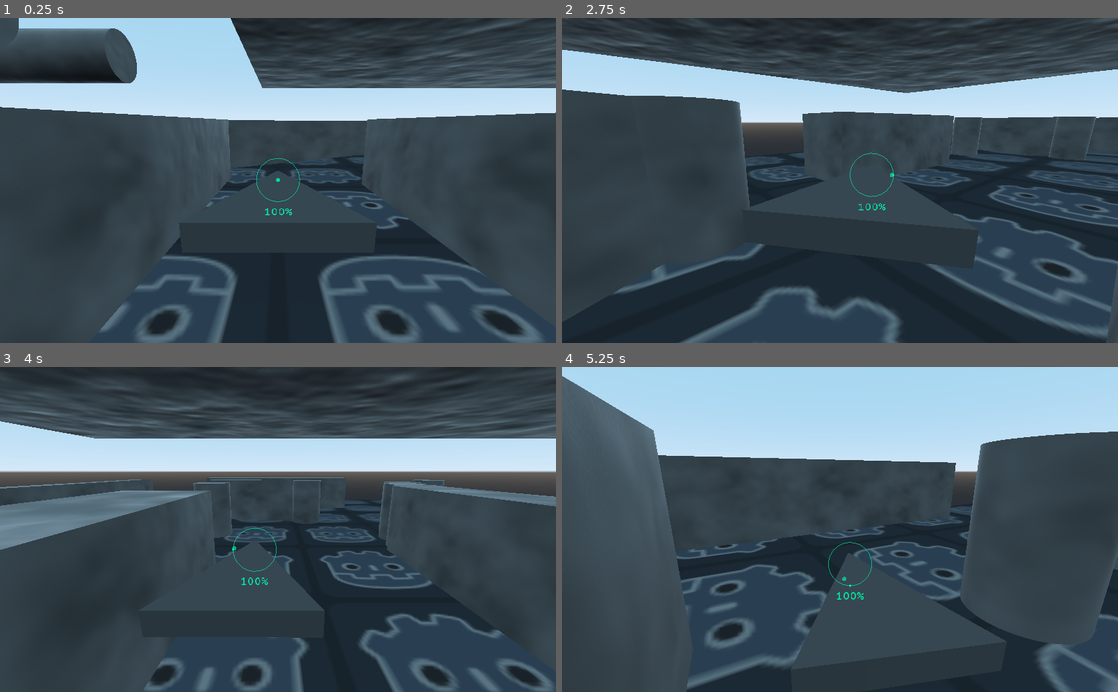
Above: before the commit, frames 1-4 (two rows, left to right).
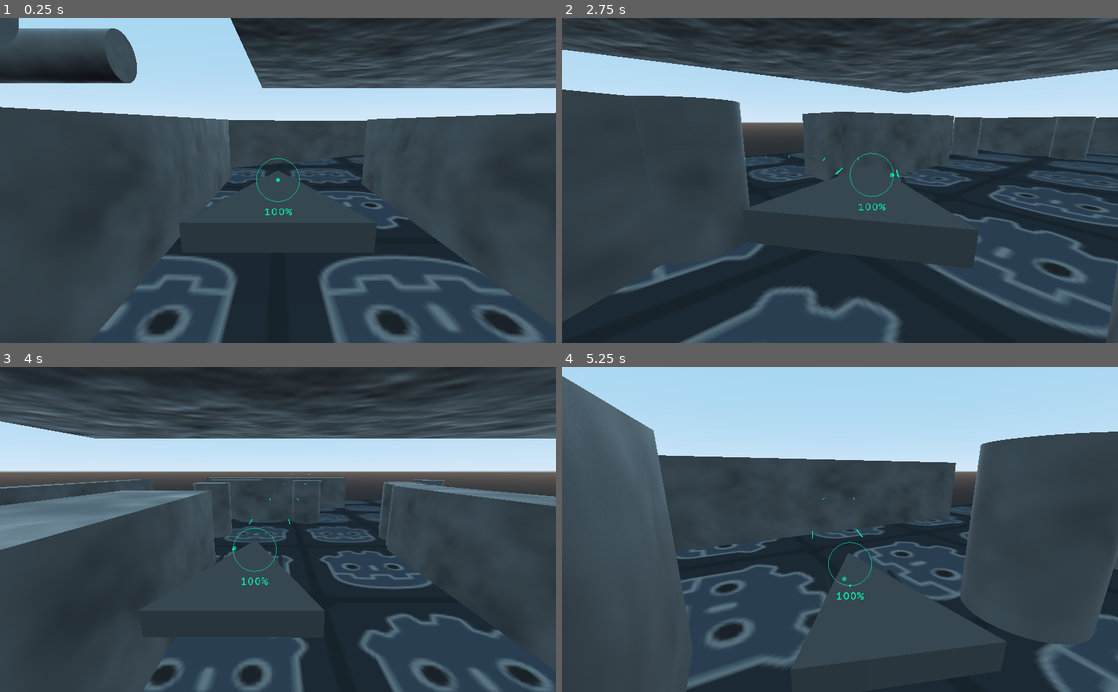
Above: after the commit, the same moments.

Repository: winston-yallow/godot_wild_jam_20
Game: Godot game, scene res://maps/00_Test.tscn
The game is run twice, just before and just after one commit, with the same random seed, the same clock (stepped at 60 frames per second) and the same inputs.
Inputs (mouse positions are in pixels of both pictures, inside the frame that each line leads up to):
- Up to frame 1 (0.25 s): no input
- Up to frame 2 (2.75 s): move the mouse to (962, 164) at 0.52 s; press the mouse at (962, 164) at 0.53 s; hold D (game_right) 0.53-1.28 s; move the mouse to (728, 196) at 1.27 s; release the mouse at (728, 196) at 1.28 s; hold S (game_down) 1.28-2.03 s; click (728, 196) at 1.35 s; move the mouse to (895, 109) at 2.02 s; press the mouse at (895, 109) at 2.03 s; hold D (game_right) from 2.03 s (still down)
- Up to frame 3 (4 s): move the mouse to (250, 594) at 2.77 s; release D (game_right) at 2.78 s; release the mouse at (250, 594) at 2.78 s; hold W (game_up) 2.78-3.53 s; click (250, 594) at 2.85 s; move the mouse to (444, 578) at 3.52 s; press the mouse at (444, 578) at 3.53 s; hold A (game_left) from 3.53 s (still down)
- Up to frame 4 (5.25 s): move the mouse to (673, 480) at 4.27 s; release the mouse at (673, 480) at 4.28 s; click (673, 480) at 4.35 s; move the mouse to (867, 529) at 5.02 s; release A (game_left) at 5.03 s; press the mouse at (867, 529) at 5.03 s; hold S (game_down) from 5.03 s (still down)

The runs differ from the first frame. In frame 1, less than 0.1% of the frame differs, in the area x 44-56%, y 50-51%; in frame 2, less than 0.1%; in frame 3, less than 0.1%, in the area x 38-56%, y 32-62%; in frame 4, less than 0.1%.

Commit message:
Add basic (static) laser guns to player

Diff:
--- a/game/player/Player.gd
+++ b/game/player/Player.gd
@@ -26,6 +26,11 @@
 var active_spacemod  # No type to make this nullable
 
 onready var path_detector: Area = $PathDetector
+onready var lg_left = $LaserGunLeft
+onready var lg_right = $LaserGunRight
+onready var target = $Target
+onready var target_left = $Target/TargetLeft
+onready var target_right = $Target/TargetRight
 
 
 func _ready() -> void:
@@ -34,6 +39,9 @@
     path_detector.connect('area_entered', self, '_on_area_entered')
     # warning-ignore:return_value_discarded
     path_detector.connect('area_exited', self, '_on_area_exited')
+
+    lg_left.target = target_left
+    lg_right.target = target_right
 
     desired = global_transform
     current_pathway = get_node(first_path)
@@ -42,6 +50,15 @@
     var ahead := _interpolate_offset(offset + lookahead, Vector3.UP)
     var start := _interpolate_offset(offset, Vector3.UP, true)
     look_at_from_position(start, ahead, Vector3.UP)
+
+
+func _input(event: InputEvent) -> void:
+    if event.is_action_pressed('weapon_primary'):
+        lg_left.active = true
+        lg_right.active = true
+    elif event.is_action_released('weapon_primary'):
+        lg_left.active = false
+        lg_right.active = false
 
 
 func _process(delta: float) -> void:
@@ -85,6 +102,9 @@
         f = 0
 
     offset += offset_change * f
+
+    lg_left.speed_boost = speed * f
+    lg_right.speed_boost = speed * f
 
     # TODO: decided based on remaining velo if damage should be applied
     # and if the player must be reset/freezed
--- a/game/player/Player.tscn
+++ b/game/player/Player.tscn
@@ -1,6 +1,7 @@
-[gd_scene load_steps=6 format=2]
+[gd_scene load_steps=8 format=2]
 
 [ext_resource path="res://player/Player.gd" type="Script" id=1]
+[ext_resource path="res://weapons/laser_gun/LaserGun.tscn" type="PackedScene" id=2]
 
 [sub_resource type="PrismMesh" id=1]
 size = Vector3( 1.5, 2, 0.25 )
@@ -12,6 +13,10 @@
 
 [sub_resource type="SphereShape" id=4]
 radius = 4.0
+
+[sub_resource type="SpatialMaterial" id=5]
+flags_unshaded = true
+albedo_color = Color( 0, 1, 0.7, 1 )
 
 [node name="Player" type="KinematicBody"]
 collision_mask = 6
@@ -29,3 +34,24 @@
 
 [node name="CollisionShape" type="CollisionShape" parent="PathDetector"]
 shape = SubResource( 4 )
+
+[node name="LaserGunLeft" parent="." instance=ExtResource( 2 )]
+transform = Transform( 1, 0, 0, 0, 1, 0, 0, 0, 1, -0.4, 0.0918835, 0 )
+collision_mask = 6
+material = SubResource( 5 )
+check_visibility = false
+
+[node name="LaserGunRight" parent="." instance=ExtResource( 2 )]
+transform = Transform( 1, 0, 0, 0, 1, 0, 0, 0, 1, 0.4, 0.0918835, 0 )
+collision_mask = 6
+material = SubResource( 5 )
+check_visibility = false
+
+[node name="Target" type="Position3D" parent="."]
+transform = Transform( 1, 0, 0, 0, 1, 0, 0, 0, 1, 0, 0, -3 )
+
+[node name="TargetLeft" type="Position3D" parent="Target"]
+transform = Transform( 1, 0, 0, 0, 1, 0, 0, 0, 1, -0.4, 0, 0 )
+
+[node name="TargetRight" type="Position3D" parent="Target"]
+transform = Transform( 1, 0, 0, 0, 1, 0, 0, 0, 1, 0.4, 0, 0 )
--- a/game/project.godot
+++ b/game/project.godot
@@ -72,6 +72,12 @@
 , Object(InputEventJoypadMotion,"resource_local_to_scene":false,"resource_name":"","device":0,"axis":1,"axis_value":1.0,"script":null)
  ]
 }
+weapon_primary={
+"deadzone": 0.5,
+"events": [ Object(InputEventMouseButton,"resource_local_to_scene":false,"resource_name":"","device":0,"alt":false,"shift":false,"control":false,"meta":false,"command":false,"button_mask":0,"position":Vector2( 0, 0 ),"global_position":Vector2( 0, 0 ),"factor":1.0,"button_index":1,"pressed":false,"doubleclick":false,"script":null)
+, Object(InputEventJoypadButton,"resource_local_to_scene":false,"resource_name":"","device":0,"button_index":5,"pressure":0.0,"pressed":false,"script":null)
+ ]
+}
 
 [layer_names]
 
